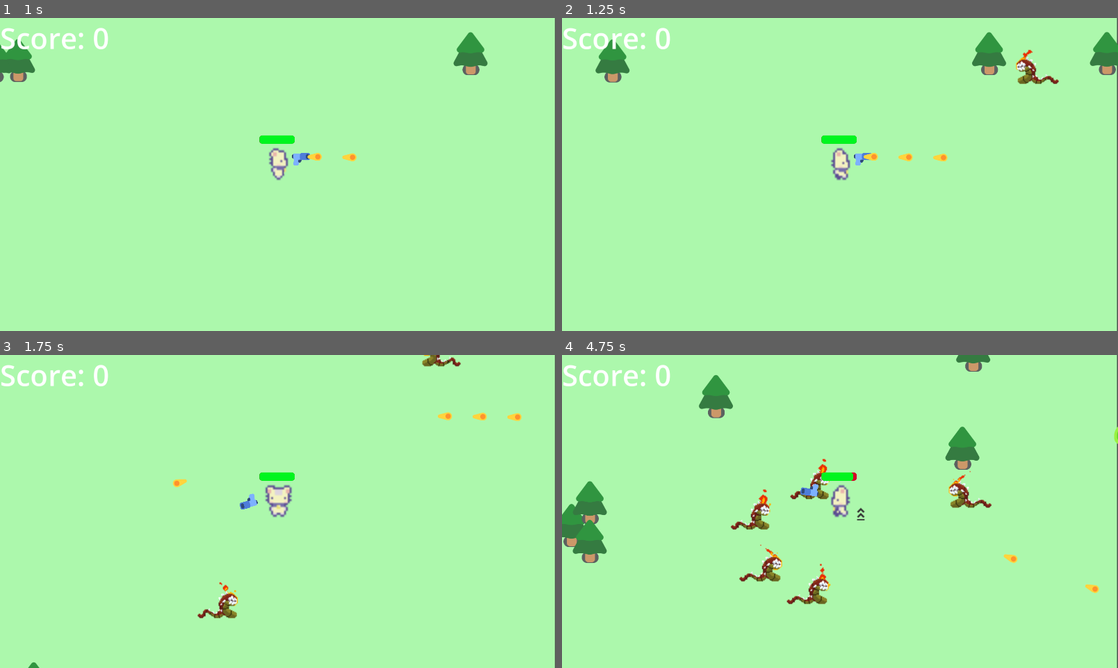
Above: before the commit, frames 1-4 (two rows, left to right).
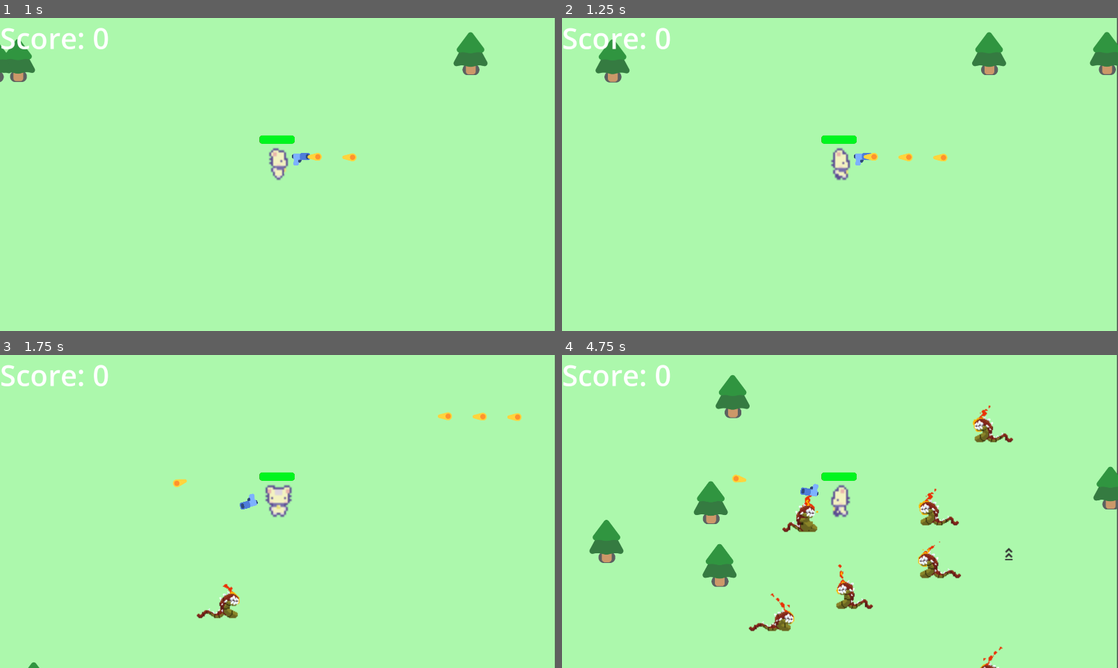
Above: after the commit, the same moments.

Repository: squarecylinder/Godot---Survivor-Game
Game: Godot game, scene res://Scenes/survivors_game.tscn
Two runs of this game, one before a commit and one after it. Both use one fixed random seed, a clock stepped at 60 frames per second and the inputs below.
Inputs (mouse positions are in pixels of both pictures, inside the frame that each line leads up to):
- Up to frame 1 (1 s): move the mouse to (400, 158) at 0.52 s; hold D (move_right) from 0.53 s (still down)
- Up to frame 2 (1.25 s): keep holding D (move_right)
- Up to frame 3 (1.75 s): move the mouse to (166, 527) at 1.27 s; release D (move_right) at 1.28 s; hold S (move_down) from 1.28 s (still down)
- Up to frame 4 (4.75 s): move the mouse to (895, 442) at 2.02 s; release S (move_down) at 2.03 s; hold D (move_right) 2.03-2.78 s; move the mouse to (812, 574) at 2.77 s; hold W (move_up) 2.78-3.53 s; move the mouse to (1006, 558) at 3.52 s; hold A (move_left) from 3.53 s (still down); move the mouse to (673, 464) at 4.27 s

Frame 1 is identical in both runs. In frame 2, 0.3% of the frame differs, in the area x 81-90%, y 10-22%; in frame 3, 0.4%; in frame 4, 8.5%, in the area x 0-100%, y 0-100%.

Commit message:
adding finite state bones

Diff:
--- a/Scripts/MainGameLoop/survivors_game.gd
+++ b/Scripts/MainGameLoop/survivors_game.gd
@@ -23,9 +23,9 @@
 		var enemies_array = [new_slime, new_fire_worm]
 		var enemy_to_spawn = enemies_array.pick_random()
 		enemy_to_spawn.add_to_group("Enemies")
-		$Enemies.add_child(enemy_to_spawn)
-		#var test_array = [new_fire_worm]
-		#add_child(test_array.pick_random())
+		#$Enemies.add_child(enemy_to_spawn)
+		var test_array = [new_fire_worm]
+		$Enemies.add_child(test_array.pick_random())
 
 func spawn_tree():
 	var new_tree = preload("res://trees/pine_tree.tscn").instantiate()
--- /dev/null
+++ b/Scripts/States/EnemyIdle.gd
@@ -0,0 +1,26 @@
+class_name EnemyIdle
+extends State
+
+@export var enemy: CharacterBody2D
+@export var move_speed := 300.0
+
+var move_direction : Vector2
+var wander_time : float
+
+func randomize_wander():
+	move_direction = Vector2(randf_range(-1, 1), randf_range(-1, 1)).normalized()
+	wander_time = randf_range(1, 3)
+
+func Enter():
+	randomize_wander()
+
+func State_Update(delta: float):
+	if wander_time > 0:
+		wander_time -= delta
+
+	else:
+		randomize_wander()
+
+func State_Physics_Update(delta: float):
+	if enemy:
+		enemy.velocity = move_direction * move_speed
--- a/Scripts/States/StateMachine.gd
+++ b/Scripts/States/StateMachine.gd
@@ -11,6 +11,9 @@
 			states[child.name.to_lower()] = child
 			child.Transitioned.connect(_on_child_transition)
 
+	if initial_state:
+		initial_state.Enter()
+		current_state = initial_state
 
 func _process(delta):
 	if current_state:
--- a/mobs/fire_worm/fire_worm.gd
+++ b/mobs/fire_worm/fire_worm.gd
@@ -1,3 +1,4 @@
+class_name FireWorm
 extends CharacterBody2D
 
 signal give_score
@@ -22,22 +23,22 @@
 				if can_move: #Make shift way of making it so we don't cancel the attack if the player moves out of range
 					if _animated_sprite.flip_h: #If we flipped it when it attacked, flip back or it will walk backwards LOL
 						_animated_sprite.flip_h = false
-					if direction[0] > 0:
+					if velocity.x > 0:
 						_animated_sprite.play("walk_right")
-					if direction[0] < 0:
+					if velocity.x < 0:
 						_animated_sprite.play("walk_left")
 					move_and_slide()
 		else:
-			if direction[0] > 0: #If player is on the right normal attack anim
+			if velocity.x > 0: #If player is on the right normal attack anim
 				_animated_sprite.play("attack")
-			if direction[0] < 0: #If player is on the left, just flip the anim. Could flip spritesheet and redo but lazy
+			if velocity.x < 0: #If player is on the left, just flip the anim. Could flip spritesheet and redo but lazy
 				_animated_sprite.flip_h = true
 				_animated_sprite.play("attack")
 
 func take_damage():
 	health -= 1
 	if health > 0:
-		_animated_sprite.play("hit")
+		#_animated_sprite.play("hit")
 		speed -= speed * .5 #should cause like a one frame stun idk
 
 	if health <= 0:
--- a/mobs/fire_worm/fire_worm.tscn
+++ b/mobs/fire_worm/fire_worm.tscn
@@ -7,6 +7,8 @@
 [ext_resource type="Texture2D" uid="uid://b2n040r183tdo" path="res://mobs/fire_worm/sprite_sheets/Idle.png" id="5_7vbu1"]
 [ext_resource type="Texture2D" uid="uid://bam4h5btmmlp2" path="res://mobs/fire_worm/sprite_sheets/Walk_Left.png" id="6_u6rv3"]
 [ext_resource type="Texture2D" uid="uid://cw4dm0eugtoo2" path="res://mobs/fire_worm/sprite_sheets/Walk.png" id="7_8d8gs"]
+[ext_resource type="Script" path="res://Scripts/States/StateMachine.gd" id="8_b0yyy"]
+[ext_resource type="Script" path="res://Scripts/States/EnemyIdle.gd" id="9_t63eg"]
 
 [sub_resource type="CircleShape2D" id="CircleShape2D_hpwft"]
 radius = 90.7965
@@ -415,6 +417,13 @@
 
 [node name="ShootTimer" type="Timer" parent="."]
 
+[node name="State Machine" type="Node" parent="."]
+script = ExtResource("8_b0yyy")
+
+[node name="EnemyIdle" type="Node" parent="State Machine" node_paths=PackedStringArray("enemy")]
+script = ExtResource("9_t63eg")
+enemy = NodePath("../..")
+
 [connection signal="animation_changed" from="AnimatedSprite2D" to="." method="_on_animated_sprite_2d_animation_changed"]
 [connection signal="animation_finished" from="AnimatedSprite2D" to="." method="_on_animated_sprite_2d_animation_finished"]
 [connection signal="frame_changed" from="AnimatedSprite2D" to="." method="_on_animated_sprite_2d_frame_changed"]
--- a/player/player.tscn
+++ b/player/player.tscn
@@ -150,7 +150,7 @@
 "speed": 7.0
 }]
 
-[node name="Player" type="CharacterBody2D"]
+[node name="Player" type="CharacterBody2D" groups=["Player"]]
 platform_floor_layers = 0
 script = ExtResource("1_0nfn2")
 
Not shown: 1 places in mobs/fire_worm/fire_worm.tscn that only renumber resources
